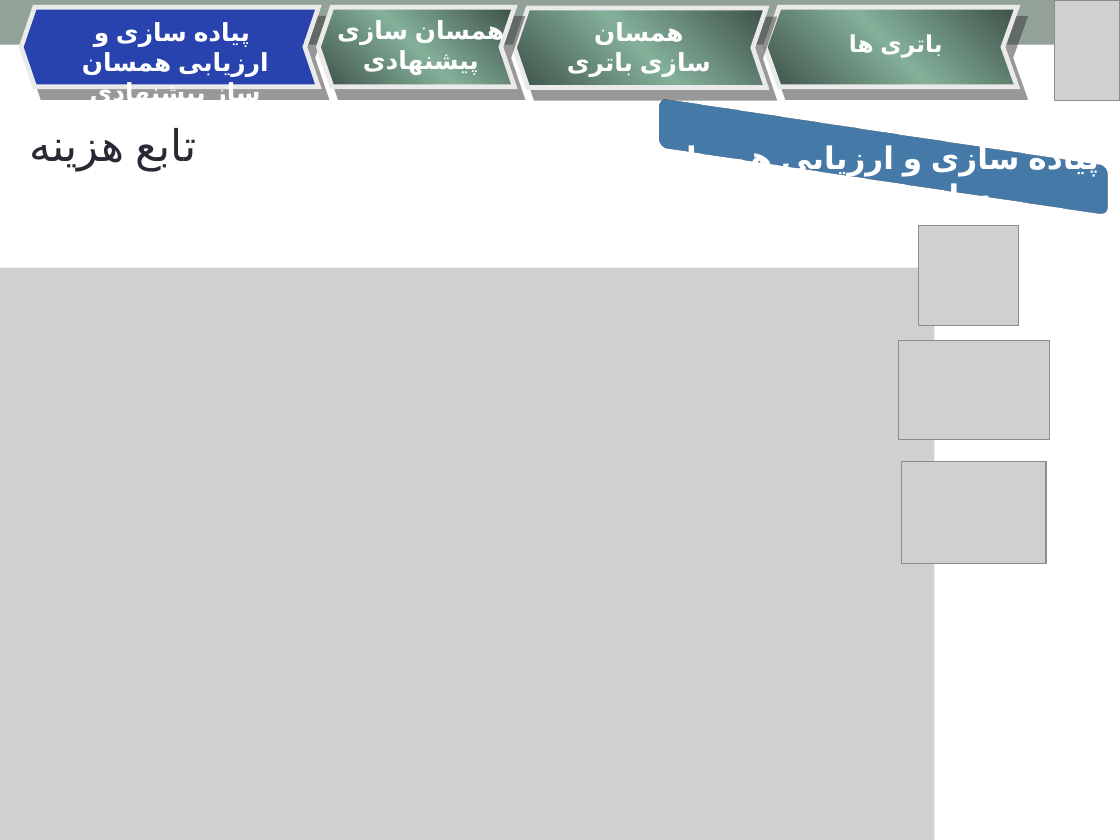
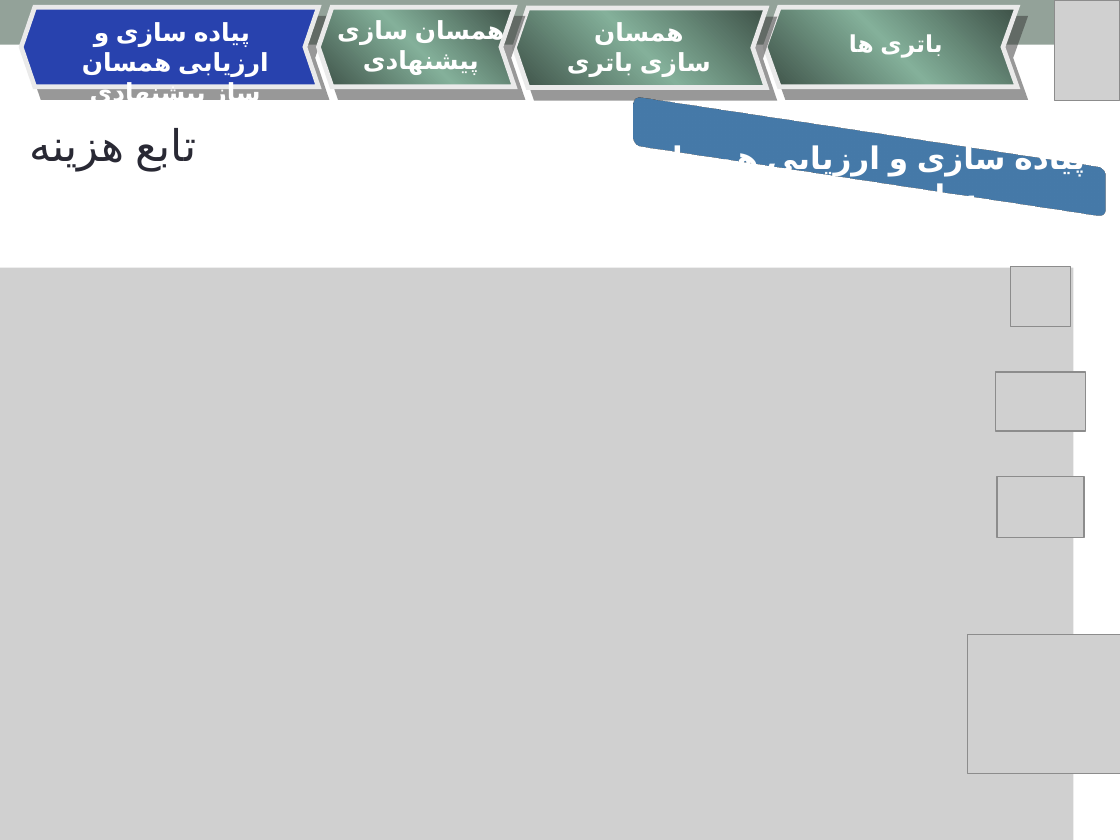
Before and after one commit to Mahdi-AmiriNasab/Thesis, a slide deck: slide 29 of documents/Thesis_presentation.pptx (slide 14 before the commit). Drawn at 1120x840 pixels with LibreOffice and Linux fonts; fonts in the diff are those of the drawing; grey boxes stand for pictures. Boxes give left, top, right and bottom in pixels: in the first picture for what was removed or moved away, otherwise in the second. Text is boxed around its words. In the diff, an @@ line names an element or a change of style, - is before the commit and + after.

```diff
--- a/documents/Thesis_presentation.pptx
+++ b/documents/Thesis_presentation.pptx
@@ rounded rectangle "پیاده سازی و ارزیابی همسان ...": place and size @@
-rounded rectangle "پیاده سازی و ارزیابی همسان ..." at (635, 131, 1120, 183)
+rounded rectangle "پیاده سازی و ارزیابی همسان ..." at (607, 131, 1120, 183)
@@ picture: place and size @@
-picture at (0, 268, 934, 840)
+picture at (0, 268, 1073, 840)
@@ picture: place and size @@
-picture at (918, 226, 1018, 326)
+picture at (1010, 267, 1070, 326)
@@ picture: place and size @@
-picture at (898, 340, 1049, 439)
+picture at (996, 372, 1086, 431)
@@ picture: place and size @@
-picture at (902, 461, 1046, 563)
+picture at (997, 477, 1084, 539)
@@ picture added at (968, 635, 1120, 774) @@
```
Also in this commit, not shown: 23 other slides changed, 7 slides added, 8 other files.
